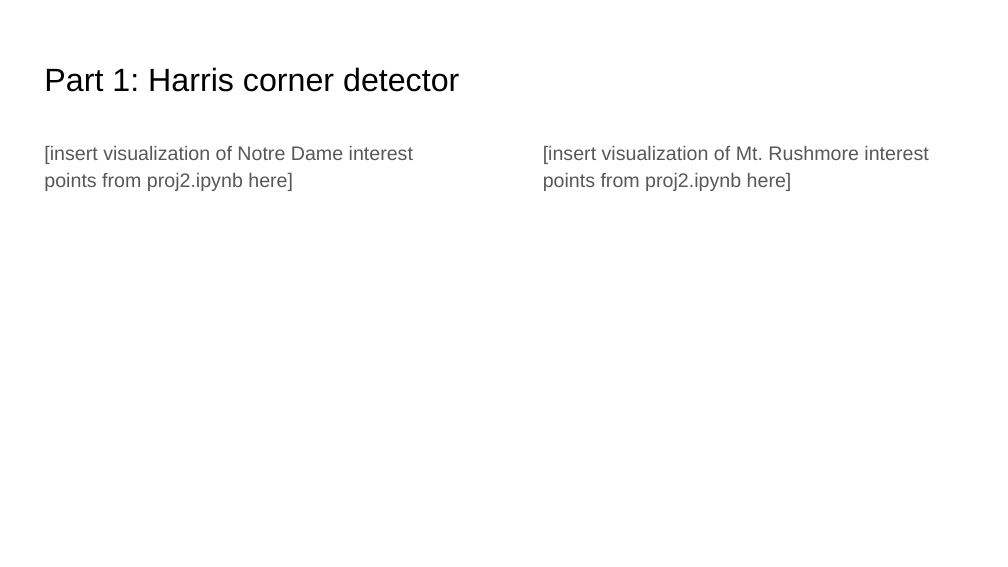
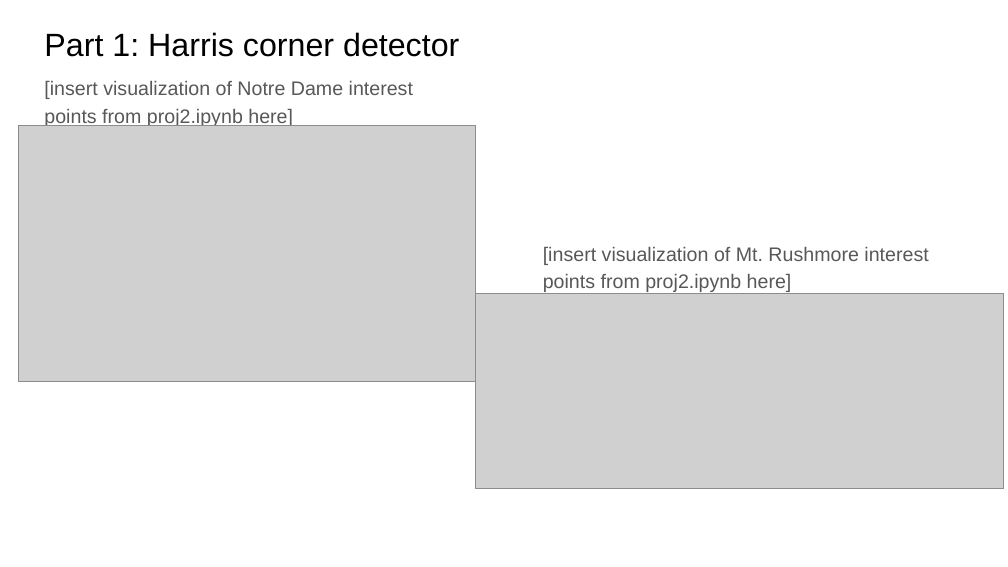
Before and after one commit to aashutoshav/Computer-Vision-Project-2, a slide deck: slide 6 of docs/proj2_report.pptx. Drawn at 1008x567 pixels with LibreOffice and Linux fonts; fonts in the diff are those of the drawing; grey boxes stand for pictures. Boxes give left, top, right and bottom in pixels: in the first picture for what was removed or moved away, otherwise in the second. Text is boxed around its words. In the diff, an @@ line names an element or a change of style, - is before the commit and + after.

```diff
--- a/docs/proj2_report.pptx
+++ b/docs/proj2_report.pptx
@@ title "Part 1: Harris corner detector": place and size @@
-title "Part 1: Harris corner detector" at (44,67,459,92)
+title "Part 1: Harris corner detector" at (44,32,459,57)
@@ text "[insert visualization of Notre Dame ...": place and size @@
-text "[insert visualization of Notre Dame ..." at (44,146,413,191)
+text "[insert visualization of Notre Dame ..." at (44,81,413,127)
@@ picture added at (18,126,475,382) @@
@@ text "[insert visualization of Mt. Rushmore ...": place and size @@
-text "[insert visualization of Mt. Rushmore ..." at (543,146,928,191)
+text "[insert visualization of Mt. Rushmore ..." at (543,247,928,292)
@@ picture added at (475,293,1003,488) @@
```
Also in this commit, not shown: 13 other slides changed, 8 other files.
